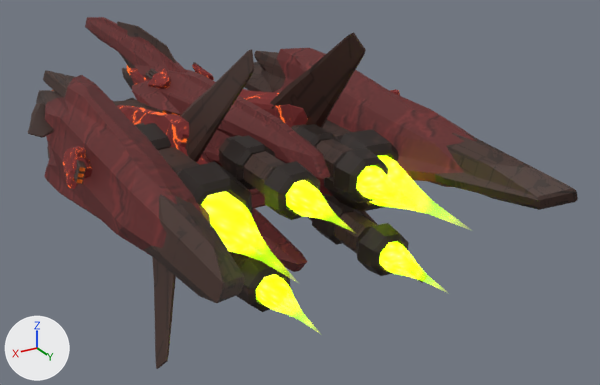
Two versions of the glTF model gfx/ship3d/Nyx/nyx.gltf, one commit apart.
Before and after are seen from a camera (50 mm lens) standing at (3.59, 8.72, 2.94) and looking at (-1.03, 1.02, -0.91). Every picture has the same lights, and +X, +Y and +Z are marked at lower left. Where no turn or scale is listed for an object, it has been applied to the vertices.

The older version as bpy lines, for what is in view:
```python
me_body = bpy.data.meshes.new('body')
me_body.from_pydata(...)  # 6616 vertices, 12720 faces; spans x -1.95..1.96, y -4.6..4.49, z -1.37..1.38
# faces by material slot: [6128, 1440, 3432, 1720]
me_body.materials.append(mat_soromid_hull)  # picture img_hull_vdarkgray
me_body.materials.append(mat_soromid_carapace)  # picture img_cracked_flesh_darkred
me_body.materials.append(mat_soromid_glow)
me_body.materials.append(mat_soromid_flesh)
me_engine = bpy.data.meshes.new('engine')
me_engine.from_pydata(...)  # 300 vertices, 576 faces; spans x -1.04..1.07, y 2.47..4.17, z -0.72..0.35
me_engine.materials.append(mat_soromid_engine_glow)
ob_body_001 = bpy.data.objects.new('body.001', me_body)
ob_body_001.location = (0.0, 0.0, 0.0)
ob_engine = bpy.data.objects.new('engine', me_engine)
ob_engine.location = (0.0, 0.0, 0.0)
```
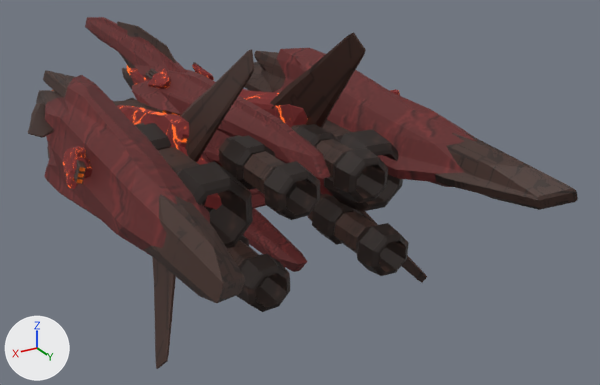
Pixel boxes (x1, y1, x2, y2) of what changed, in the pictures (600 x 385 px):
```json
{"object": "engine", "change": "deleted", "before": [201, 155, 421, 314]}
```

Scene script edits in JSON lines:
```json
{"op": "remove", "block": "ob_engine", "code": ["ob_engine = bpy.data.objects.new('engine', me_engine)", "ob_engine.location = (0.0, 0.0, 0.0)"]}
```
